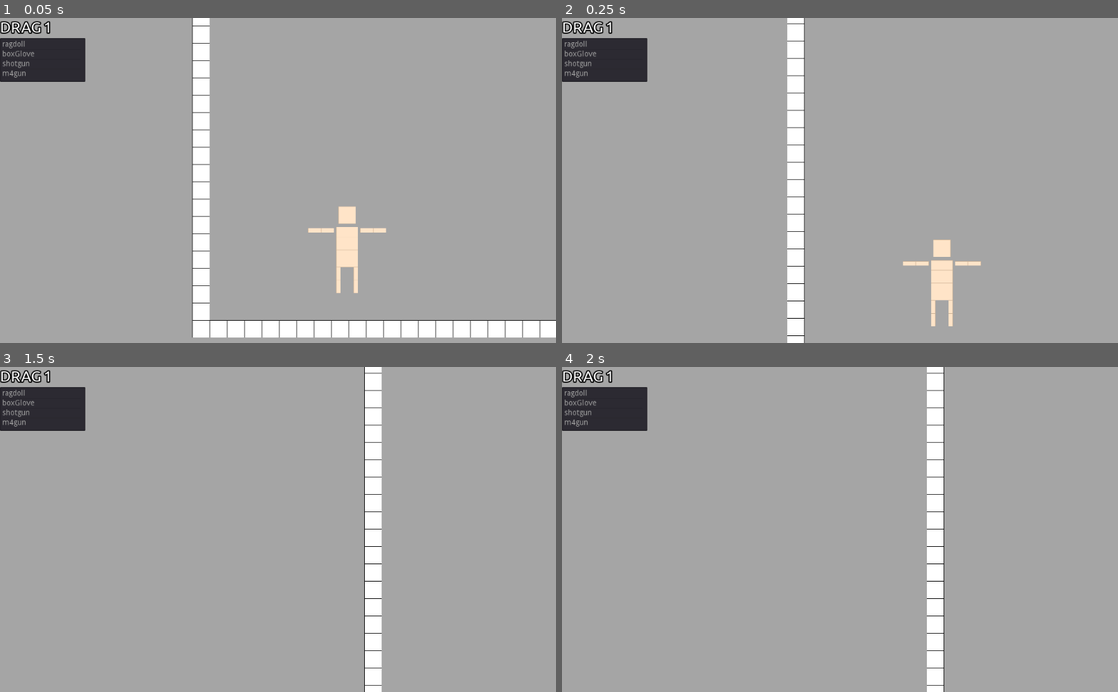
Above: before the commit, frames 1-4 (two rows, left to right).
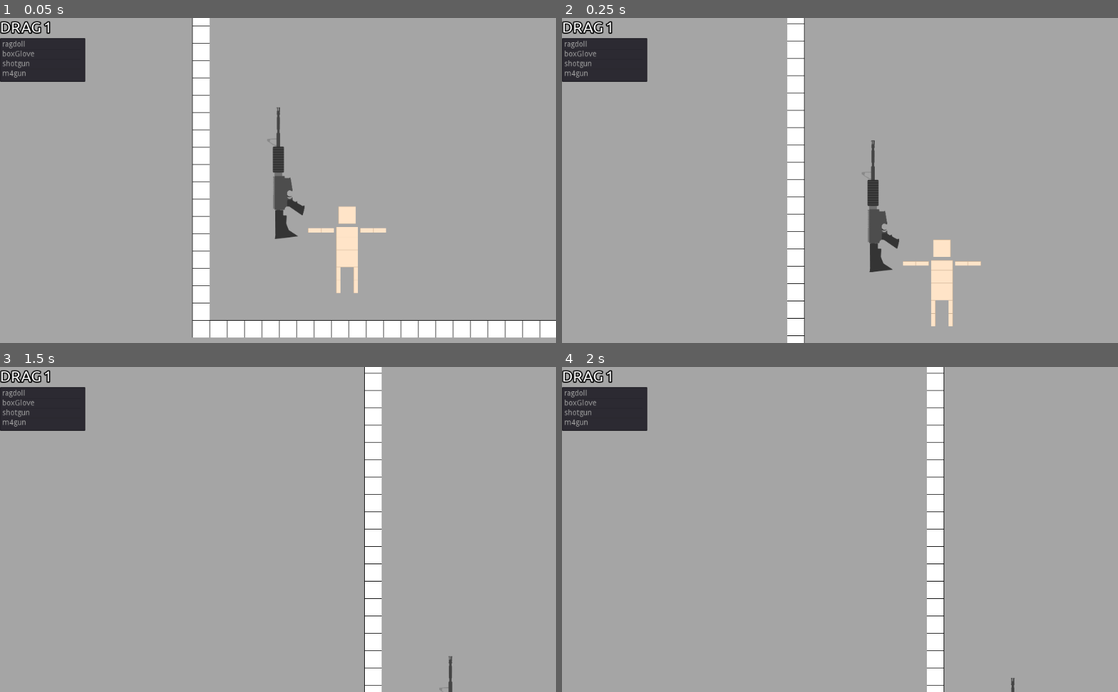
Above: after the commit, the same moments.

Repository: yuval-herman/ragdoll-game
Game: Godot game, scene res://scenes/main.tscn
The game is run twice, just before and just after one commit, with the same random seed, the same clock (stepped at 60 frames per second) and the same inputs.
Inputs (mouse positions are in pixels of both pictures, inside the frame that each line leads up to):
- Up to frame 1 (0.05 s): no input
- Up to frame 2 (0.25 s): no input
- Up to frame 3 (1.5 s): tap Enter at 0.5 s; drag from (450, 669) to (333, 458) at 0.52 s; drag from (166, 545) to (250, 594) at 1.27 s
- Up to frame 4 (2 s): no input

The runs differ from the first frame. In frame 1, 0.8% of the frame differs, in the area x 48-55%, y 27-68%; in frame 2, 0.9%, in the area x 54-61%, y 37-79%; in frame 3, less than 0.1%; in frame 4, less than 0.1%.

Commit message:
added gun to main for easy testing

Diff:
--- a/scenes/main.tscn
+++ b/scenes/main.tscn
@@ -1,10 +1,11 @@
-[gd_scene load_steps=11 format=2]
+[gd_scene load_steps=12 format=2]
 
 [ext_resource path="res://assets/block.png" type="Texture" id=1]
 [ext_resource path="res://scenes/ragdoll.tscn" type="PackedScene" id=2]
 [ext_resource path="res://scripts/Camera2D.gd" type="Script" id=3]
 [ext_resource path="res://scripts/main.gd" type="Script" id=4]
 [ext_resource path="res://assets/Ubuntu-R.ttf" type="DynamicFontData" id=5]
+[ext_resource path="res://scenes/items/m4gun.tscn" type="PackedScene" id=6]
 
 [sub_resource type="NavigationPolygon" id=2]
 vertices = PoolVector2Array( 64, 64, 0, 64, 0, 0, 64, 0 )
@@ -104,6 +105,8 @@
 margin_bottom = 46.0
 auto_height = true
 
+[node name="m4" parent="." instance=ExtResource( 6 )]
+
 [node name="Tween" type="Tween" parent="."]
 
 [connection signal="item_selected" from="CanvasLayer/HSplitContainer/VBoxContainer/ItemList" to="." method="_on_ItemList_item_selected"]
